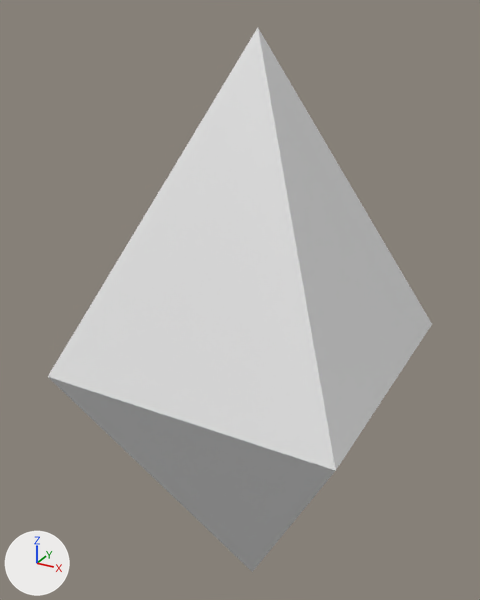
Renders of the FBX model GamesProgAssignment4/PRedesign/Content/Models/TetraKey Model/SplitDiamond.fbx from each side of a commit.
The view is the same before and after, from a 50 mm camera at (0.961, -1.854, 1.101) aimed at (-0.078, 0.035, 0.157). Every picture has the same lights, and +X, +Y and +Z are marked at lower left. Where no turn or scale is listed for an object, it has been applied to the vertices.

In view in the first picture: 'bot_geo', 'mid_geo', 'top_geo'.
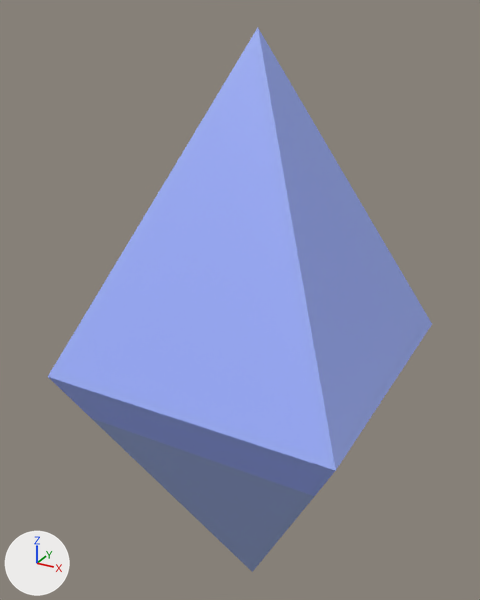
What differs and where, as boxes [x1, y1, x2, y2] in the pictures (480 x 600 px):
'top_geo', recoloured (white to blue): [81, 28, 408, 386] in both
'mid_geo', recoloured (white to blue): [48, 283, 432, 496] in both
'bot_geo', recoloured (white to blue): [91, 418, 315, 572] in both

The change, as a diff of the scene's bpy script:
```diff
--- a/GamesProgAssignment4/PRedesign/Content/Models/TetraKey Model/SplitDiamond.fbx.py
+++ b/GamesProgAssignment4/PRedesign/Content/Models/TetraKey Model/SplitDiamond.fbx.py
@@ mat_default @@
 mat_default = principled_material('Default')
-mat_default.base_color = (0.8, 0.8, 0.8)  # white #e7e7e7
+mat_default.base_color = (0.35, 0.45, 1.0)  # blue #a0b3ff
 mat_default.roughness = 0.553
@@ mat_default_001 @@
+mat_default_001 = principled_material('Default.001')
+mat_default_001.base_color = (0.35, 0.45, 1.0)  # blue #a0b3ff
+mat_default_001.roughness = 0.553
@@ mat_default_002 @@
+mat_default_002 = principled_material('Default.002')
+mat_default_002.base_color = (0.35, 0.45, 0.8)  # blue #a0b3e7
+mat_default_002.roughness = 0.553
@@ me_mesh_002 @@
 me_mesh_002.from_pydata(...)  # 5 vertices, 5 faces; spans x -0.412..0.412, y -0.412..0.412, z -1.05..-0.184
-me_mesh_002.materials.append(mat_default)  # white #e7e7e7
+me_mesh_002.materials.append(mat_default_002)  # blue #a0b3e7
@@ me_mesh_001 @@
 me_mesh_001.from_pydata(...)  # 5 vertices, 5 faces; spans x -0.412..0.412, y -0.412..0.412, z 0.184..1.05
-me_mesh_001.materials.append(mat_default)  # white #e7e7e7
+me_mesh_001.materials.append(mat_default_001)  # blue #a0b3ff
```
